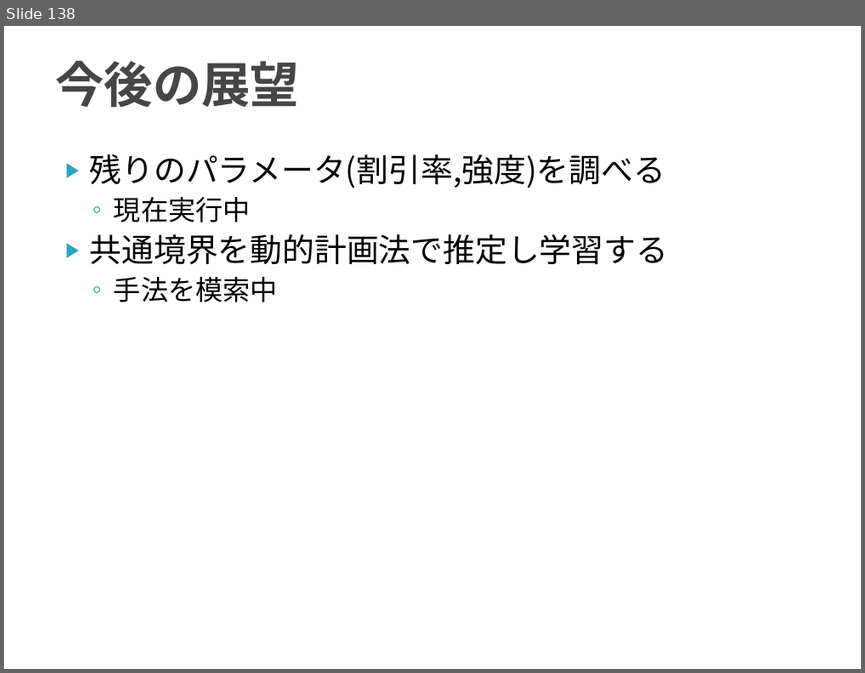
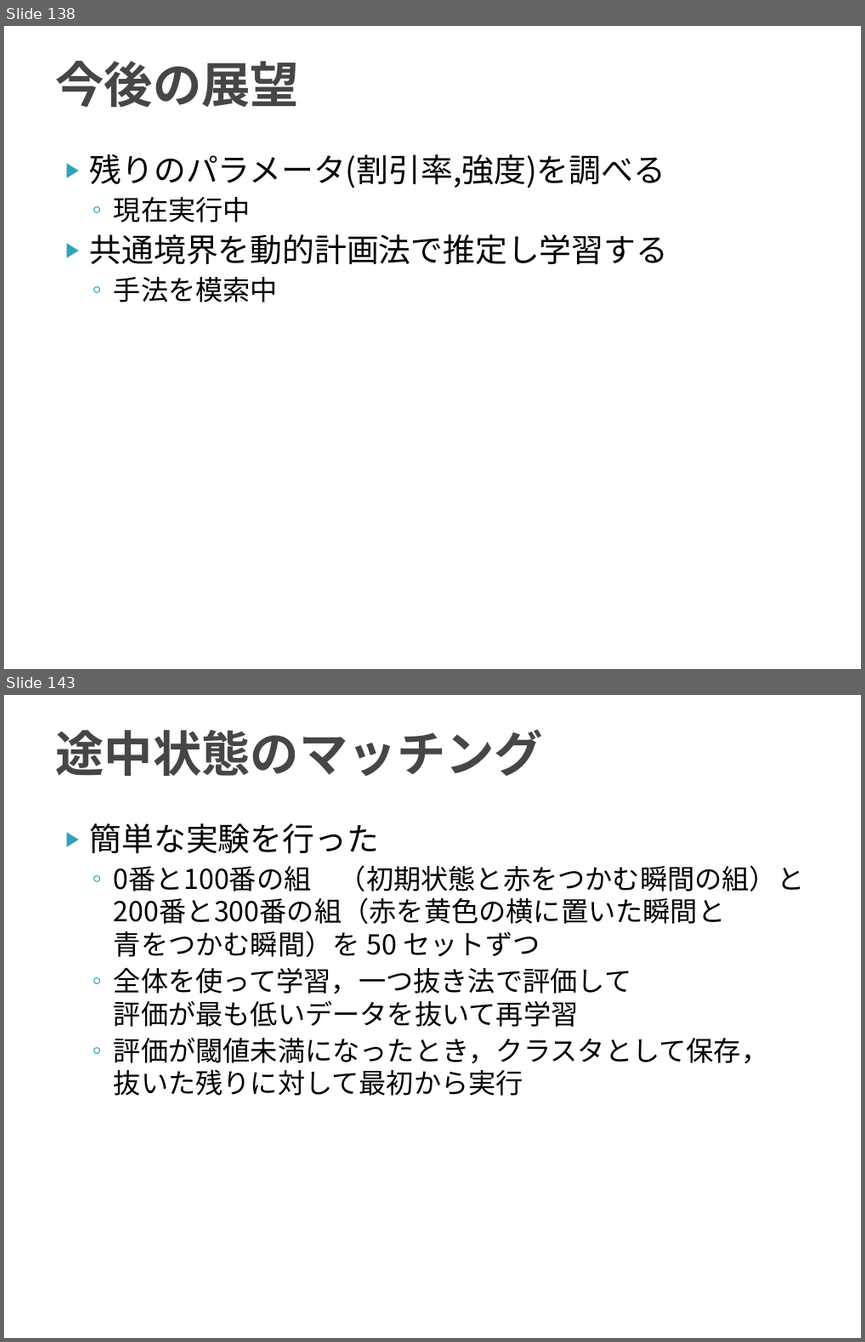
Before and after one commit to TetsuyaKomota/MyMasterStudies, a slide deck: slides/discussion2016.pptx. Shown one above the other, each under a label of ours: slide 138 before the commit, slides 138 and 143 after it; the slides between them are not shown. The pictures are 865x673 and 865x1342 pixels, drawn with LibreOffice and Linux fonts; fonts in the diff are those of the drawing. Boxes give left, top, right and bottom in pixels: in the first picture for what was removed or moved away, otherwise in the second. Text is boxed around its words. In the diff, an @@ line names an element or a change of style, - is before the commit and + after.

```diff
--- a/slides/discussion2016.pptx
+++ b/slides/discussion2016.pptx
@@ slide 143 added at [4,695,861,1338], background #FFFFFF @@
@@ title added at [55,729,543,776], 41 pt, text #464646, bold @@
+途中状態のマッチング
@@ text added at [90,823,805,1095], 23 pt, text #000000 @@
+▶ 簡単な実験を行った
+  ◦ 0番と100番の組 （初期状態と赤をつかむ瞬間の組）と
+    200番と300番の組（赤を黄色の横に置いた瞬間と
+    青をつかむ瞬間）を 50 セットずつ
+  ◦ 全体を使って学習，一つ抜き法で評価して
+    評価が最も低いデータを抜いて再学習
+  ◦ 評価が閾値未満になったとき，クラスタとして保存，
+    抜いた残りに対して最初から実行
```
Also in this commit, not shown: 6 other slides added, 4 other files.
